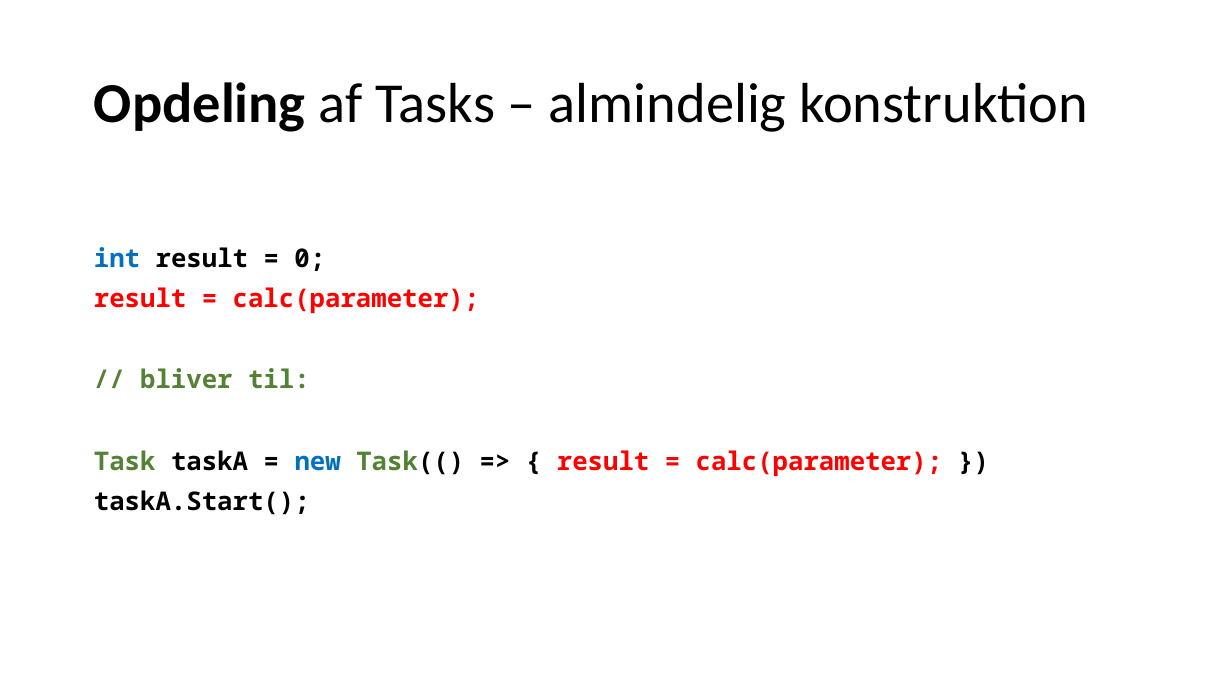
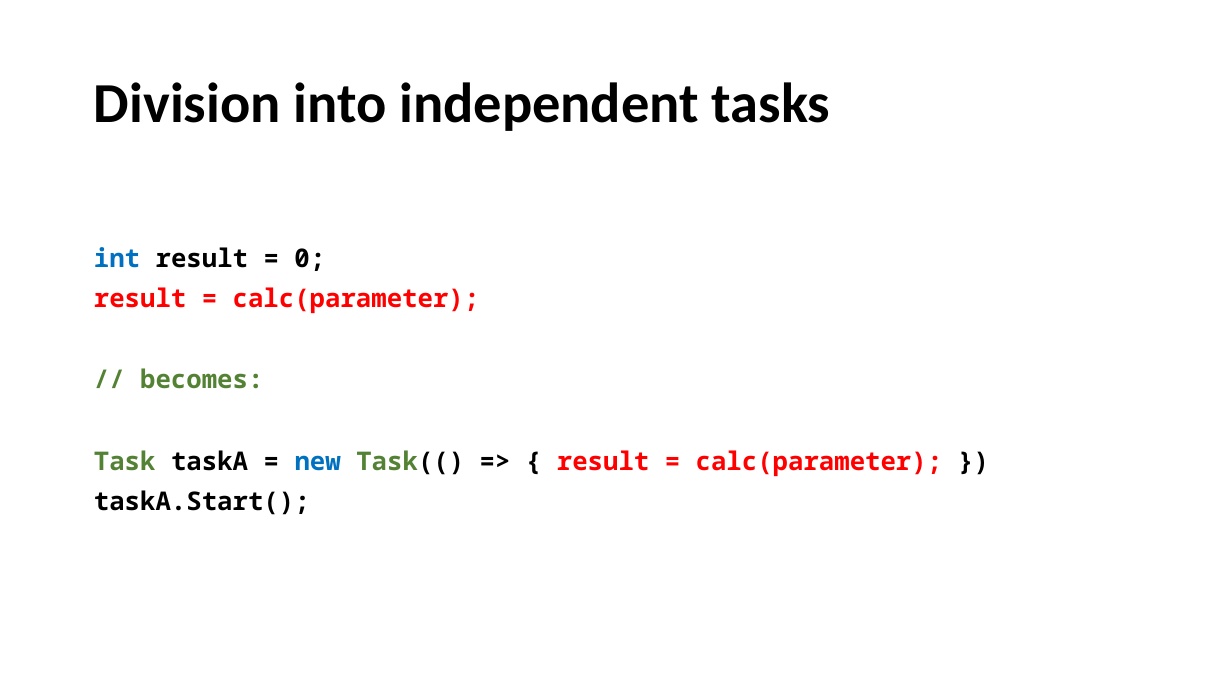
Before and after one commit to perl-easj/Teaching-materials, a slide deck: slide 23 of CSharpProgramming/Presentations/ProgPartIII/Tasks.pptx. Drawn at 1232x693 pixels with LibreOffice and Linux fonts; fonts in the diff are those of the drawing. Boxes give left, top, right and bottom in pixels: in the first picture for what was removed or moved away, otherwise in the second. Text is boxed around its words. In the diff, an @@ line names an element or a change of style, - is before the commit and + after.

```diff
--- a/CSharpProgramming/Presentations/ProgPartIII/Tasks.pptx
+++ b/CSharpProgramming/Presentations/ProgPartIII/Tasks.pptx
@@ title at (94, 82, 831, 131): text changed; bold on @@
-Opdeling af Tasks – almindelig konstruktion
+Division into independent tasks
@@ text at (140, 368, 263, 389): text changed @@
-// bliver til:
+// becomes:
```
Also in this commit, not shown: 4 other slides changed, 4 slides added, 19 slides removed, 11 other files.
